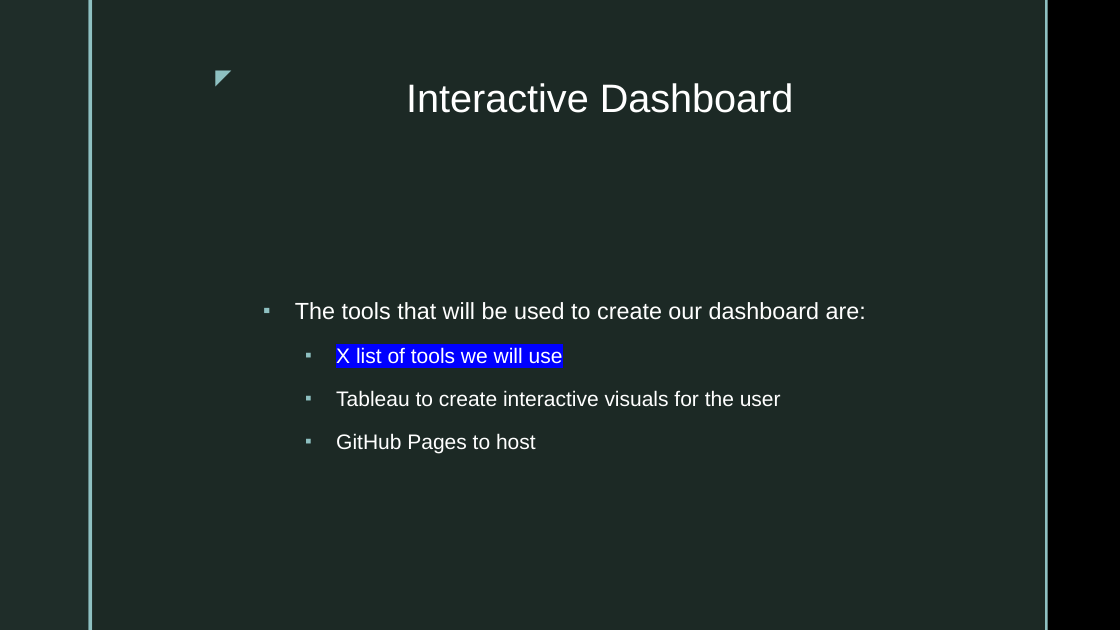
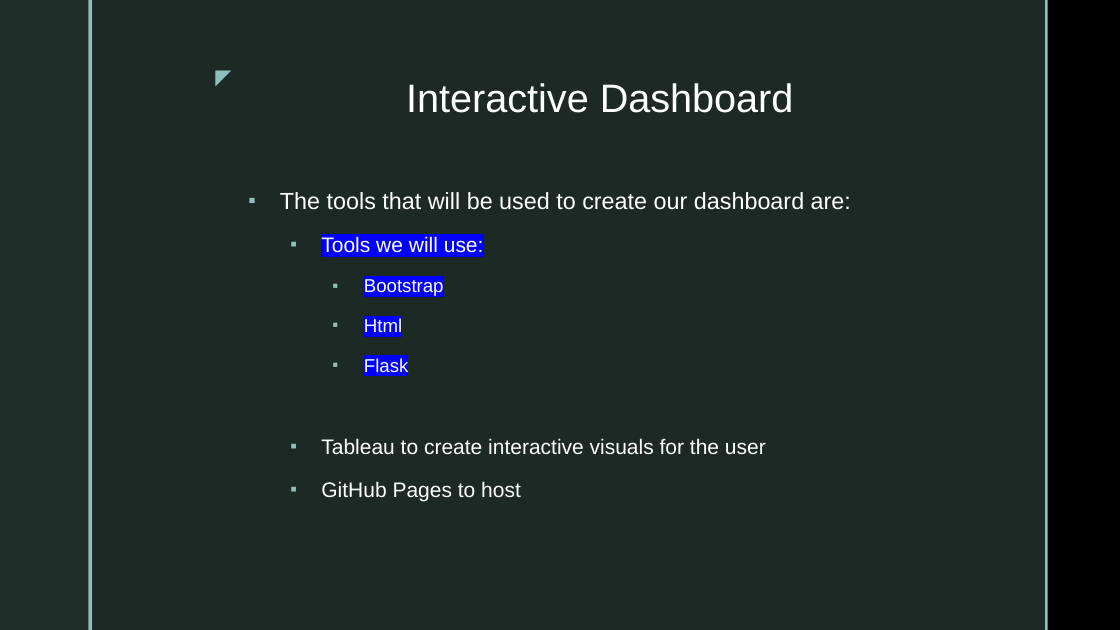
Before and after one commit to Sirius0531/final_project, a slide deck: slide 9 of 2nd Segment Project Deliverable/Deliverable2_Storyboard.pptx (slide 6 before the commit). Drawn at 1120x630 pixels with LibreOffice and Linux fonts; fonts in the diff are those of the drawing; background and template pictures are left out. Boxes give left, top, right and bottom in pixels: in the first picture for what was removed or moved away, otherwise in the second. Text is boxed around its words. In the diff, an @@ line names an element or a change of style, - is before the commit and + after.

```diff
--- a/2nd Segment Project Deliverable/Deliverable2_Storyboard.pptx
+++ b/2nd Segment Project Deliverable/Deliverable2_Storyboard.pptx
@@ text "The tools that will be ...": place and size @@
-text "The tools that will be ..." at [295,302,866,453]
+text "The tools that will be ..." at [280,192,851,502]
@@ text at [321,236,484,373]: text changed; size 18 to 16 pt @@
-  ▪ X list of tools we will use
+  ▪ Tools we will use:
+    ▪ Bootstrap
+    ▪ Html
+    ▪ Flask
```
Also in this commit, not shown: 4 other slides changed, 4 slides added, 1 slide removed.
